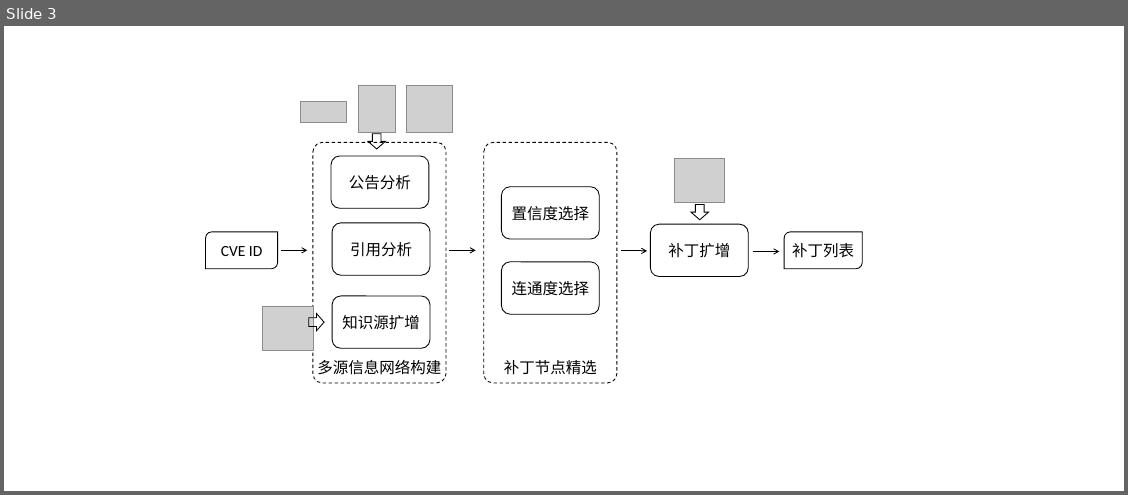
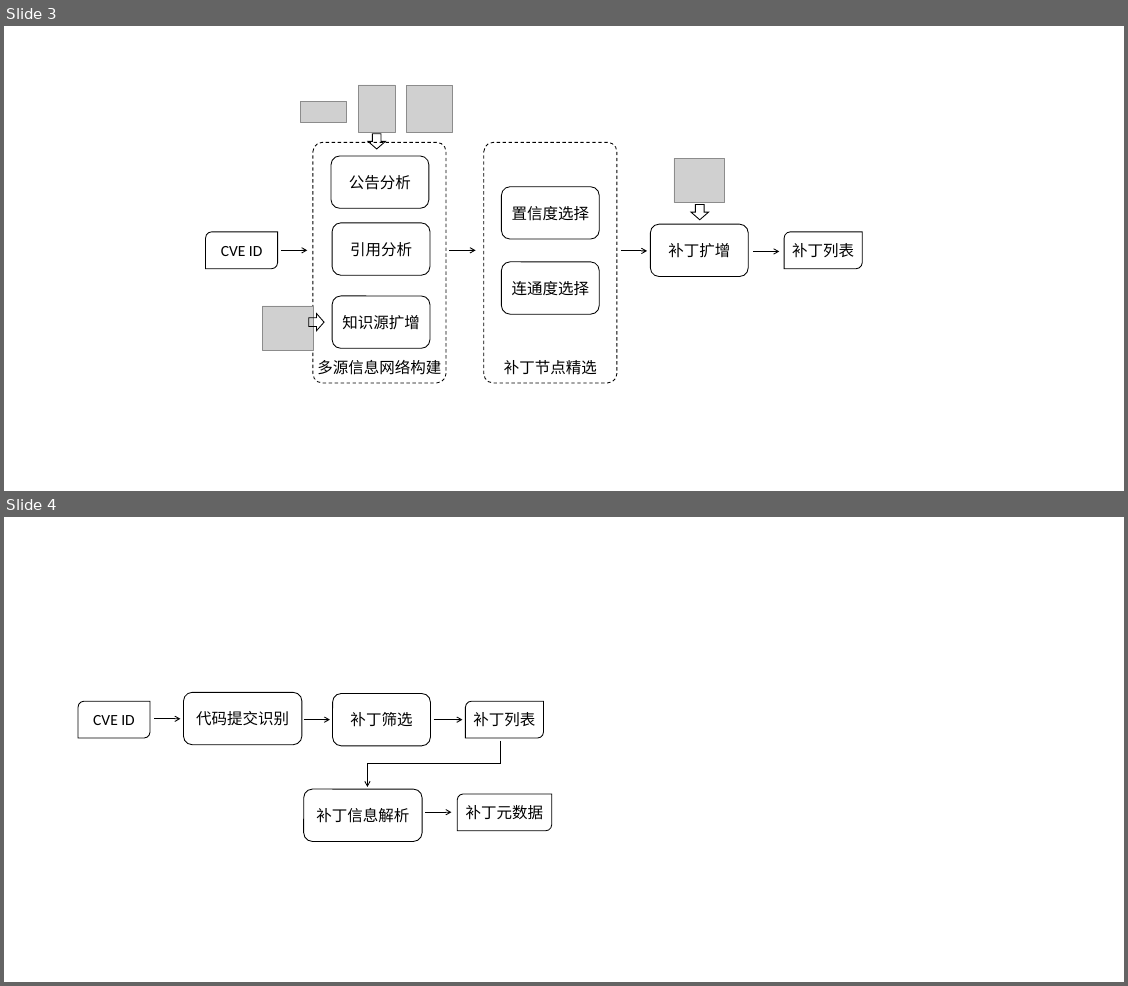
Before and after one commit to CongyingXU/MasterThesis, a slide deck: fig/overview.pptx. Shown one above the other, each under a label of ours: slide 3 before the commit, slides 3 and 4 after it. The pictures are 1128x495 and 1128x986 pixels, drawn with LibreOffice and Linux fonts; fonts in the diff are those of the drawing; grey boxes stand for pictures. Boxes give left, top, right and bottom in pixels: in the first picture for what was removed or moved away, otherwise in the second. Text is boxed around its words. In the diff, an @@ line names an element or a change of style, - is before the commit and + after.

```diff
--- a/fig/overview.pptx
+++ b/fig/overview.pptx
@@ slide 4 added at bbox=[4, 517, 1124, 982], background #FFFFFF @@
@@ rounded rectangle added at bbox=[183, 693, 302, 745], outline #000000 1 pt, 18 pt, text #000000 @@
+代码提交识别
@@ rounded rectangle added at bbox=[333, 694, 431, 746], outline #000000 1 pt, 18 pt, text #000000 @@
+补丁筛选
@@ round diag rect added at bbox=[78, 701, 150, 738], outline #000000 1 pt, 18 pt, text #000000 @@
+CVE ID
@@ arrow added from (154, 719) to (181, 719), #000000 1 pt @@
@@ arrow added from (304, 720) to (330, 720), #000000 1 pt @@
@@ arrow added from (434, 720) to (462, 720), #000000 1 pt @@
@@ round diag rect added at bbox=[465, 701, 544, 738], outline #000000 1 pt, 18 pt, text #000000 @@
+补丁列表
@@ elbow arrow added from (501, 741) to (367, 787), #000000 1 pt @@
@@ rounded rectangle added at bbox=[304, 789, 422, 841], outline #000000 1 pt, 18 pt, text #000000 @@
+补丁信息解析
@@ arrow added from (425, 812) to (451, 812), #000000 1 pt @@
@@ round diag rect added at bbox=[457, 794, 552, 831], outline #000000 1 pt, 18 pt, text #000000 @@
+补丁元数据
```
